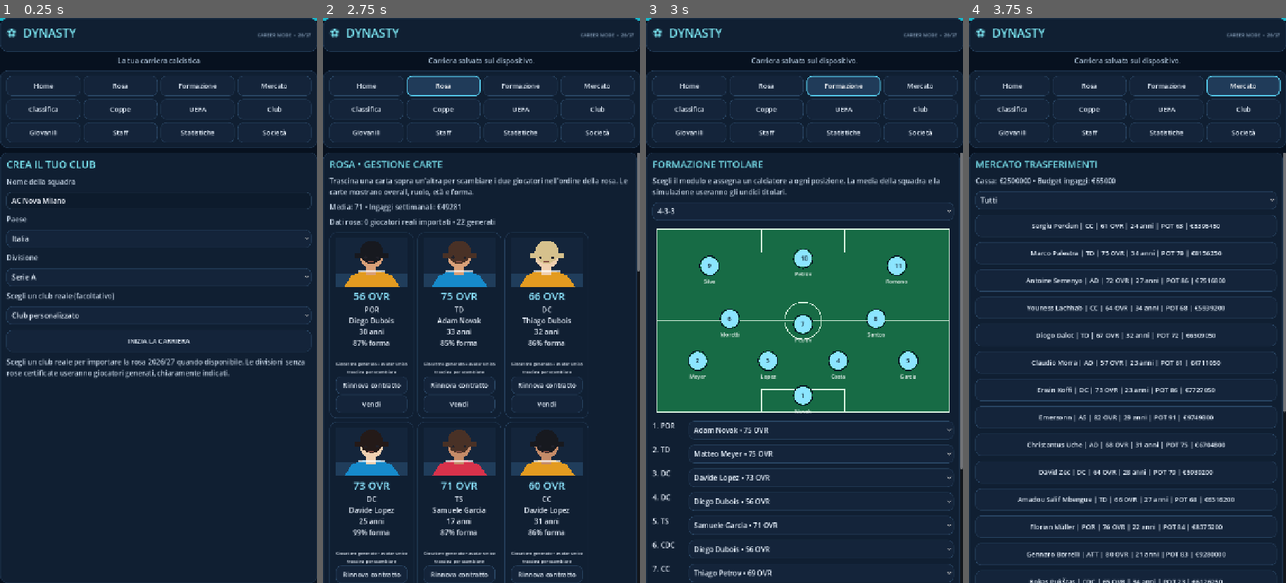
Above: before the commit, frames 1-4 (left to right).
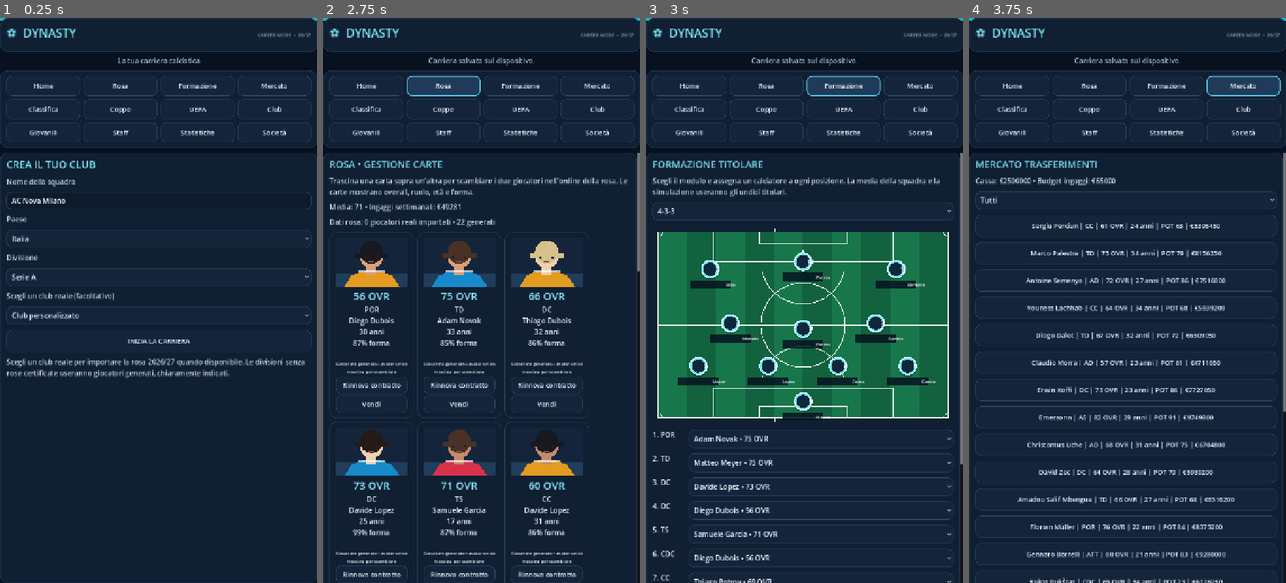
Above: after the commit, the same moments.

Repository: chat60216-debug/football-manager-
Game: Godot game, scene res://scenes/main.tscn
Two runs of this game, one before a commit and one after it. Both use one fixed random seed, a clock stepped at 60 frames per second and the inputs below.
Inputs:
- Up to frame 1 (0.25 s): no input
- Up to frame 2 (2.75 s): click "INIZIA LA CARRIERA" at 0.5 s; click "Home" at 1.25 s; click "Rosa" at 2 s
- Up to frame 3 (3 s): click "Formazione" at 2.75 s
- Up to frame 4 (3.75 s): click "Mercato" at 3.5 s

Frames 1-2 are identical in both runs. In frame 3, 11% of the frame differs, in the area x 1-100%, y 37-100%; in frame 4, nothing differs.

Commit message:
Upgrade tactical pitch visuals for mobile

Diff:
--- a/scripts/tactical_pitch.gd
+++ b/scripts/tactical_pitch.gd
@@ -8,8 +8,14 @@
 var pointer := Vector2.ZERO
 var selected_slot := -1
 
+const LINE := Color("#e7f5ec")
+const PITCH_DARK := Color("#12613f")
+const PITCH_LIGHT := Color("#18764b")
+const ACCENT := Color("#63e3f1")
+const GOLD := Color("#ffd36a")
+
 func _ready() -> void:
-	custom_minimum_size = Vector2(0, 430)
+	custom_minimum_size = Vector2(0, 450)
 	size_flags_horizontal = Control.SIZE_EXPAND_FILL
 	mouse_filter = Control.MOUSE_FILTER_STOP
 	queue_redraw()
@@ -39,42 +45,96 @@
 			return p
 	return {}
 
+func _draw_pitch(area: Rect2) -> void:
+	draw_rect(area, PITCH_DARK, true)
+	var stripe_count := 10
+	for i in range(stripe_count):
+		if i % 2 == 0:
+			var stripe := Rect2(area.position.x + area.size.x * float(i) / stripe_count, area.position.y, area.size.x / stripe_count, area.size.y)
+			draw_rect(stripe, PITCH_LIGHT, true)
+	# A soft outer frame and complete pitch markings.
+	draw_rect(area, LINE, false, 2.2)
+	var mid_y := area.position.y + area.size.y * 0.5
+	draw_line(Vector2(area.position.x, mid_y), Vector2(area.end.x, mid_y), LINE, 2)
+	draw_arc(Vector2(area.get_center().x, mid_y), area.size.x * 0.145, 0, TAU, 64, LINE, 2)
+	draw_circle(Vector2(area.get_center().x, mid_y), 3.5, LINE)
+	var box_w := area.size.x * 0.62
+	var box_d := area.size.y * 0.16
+	var six_w := area.size.x * 0.30
+	var six_d := area.size.y * 0.065
+	var box_x := area.get_center().x - box_w * 0.5
+	var six_x := area.get_center().x - six_w * 0.5
+	# Top and bottom penalty areas, six-yard boxes and penalty spots.
+	draw_rect(Rect2(Vector2(box_x, area.position.y), Vector2(box_w, box_d)), LINE, false, 2)
+	draw_rect(Rect2(Vector2(box_x, area.end.y - box_d), Vector2(box_w, box_d)), LINE, false, 2)
+	draw_rect(Rect2(Vector2(six_x, area.position.y), Vector2(six_w, six_d)), LINE, false, 2)
+	draw_rect(Rect2(Vector2(six_x, area.end.y - six_d), Vector2(six_w, six_d)), LINE, false, 2)
+	draw_circle(Vector2(area.get_center().x, area.position.y + area.size.y * 0.105), 3, LINE)
+	draw_circle(Vector2(area.get_center().x, area.end.y - area.size.y * 0.105), 3, LINE)
+	# Penalty arcs are clipped visually by the box edge.
+	draw_arc(Vector2(area.get_center().x, area.position.y + box_d), area.size.x * 0.145, 0.22, PI - 0.22, 32, LINE, 2)
+	draw_arc(Vector2(area.get_center().x, area.end.y - box_d), area.size.x * 0.145, PI + 0.22, TAU - 0.22, 32, LINE, 2)
+	# Goals sit just outside each end line.
+	var goal_w := area.size.x * 0.19
+	var goal_d := 8.0
+	var goal_x := area.get_center().x - goal_w * 0.5
+	draw_rect(Rect2(Vector2(goal_x, area.position.y - goal_d), Vector2(goal_w, goal_d)), Color("#c8d7e2"), false, 2)
+	draw_rect(Rect2(Vector2(goal_x, area.end.y), Vector2(goal_w, goal_d)), Color("#c8d7e2"), false, 2)
+	# Corner arcs.
+	for corner in [Vector2(area.position.x, area.position.y), Vector2(area.end.x, area.position.y), Vector2(area.position.x, area.end.y), Vector2(area.end.x, area.end.y)]:
+		var start_angle := 0.0
+		if corner.x < area.get_center().x and corner.y < area.get_center().y:
+			start_angle = 0.0
+		elif corner.x > area.get_center().x and corner.y < area.get_center().y:
+			start_angle = PI * 0.5
+		elif corner.x > area.get_center().x:
+			start_angle = PI
+		else:
+			start_angle = PI * 1.5
+		draw_arc(corner, 11, start_angle, start_angle + PI * 0.5, 16, LINE, 1.5)
+
+func _draw_player(center: Vector2, slot: int, player: Dictionary) -> void:
+	var selected := slot == selected_slot or slot == dragging_slot
+	var radius := 21.0 if selected else 18.0
+	# Drop shadow, luminous rim and shirt disc.
+	draw_circle(center + Vector2(0, 4), radius + 2, Color(0, 0, 0, 0.28))
+	draw_circle(center, radius + 3, GOLD if selected else Color("#d9f8ff"))
+	draw_circle(center, radius, Color("#f4fbff") if selected else ACCENT)
+	draw_circle(center, radius - 3, Color("#10263a"))
+	var number := str(player.get("number", slot + 1))
+	var font := ThemeDB.fallback_font
+	draw_string(font, center + Vector2(0, 5), number, HORIZONTAL_ALIGNMENT_CENTER, 34, 13, Color.WHITE)
+	var full_name := str(player.get("name", "Giocatore " + str(slot + 1)))
+	var words := full_name.split(" ")
+	var short_name := str(words[words.size() - 1]) if not words.is_empty() else full_name
+	if short_name.length() > 13:
+		short_name = short_name.substr(0, 12) + "…"
+	var label_width := 92.0
+	var label_rect := Rect2(center + Vector2(-label_width * 0.5, 25), Vector2(label_width, 19))
+	draw_rect(label_rect, Color("#071522", 0.88), true)
+	draw_string(font, center + Vector2(0, 39), short_name, HORIZONTAL_ALIGNMENT_CENTER, label_width, 10, Color("#f4f8ff"))
+
 func _draw() -> void:
-	var area := Rect2(Vector2(10, 8), Vector2(maxf(0, size.x - 20), maxf(0, size.y - 16)))
-	draw_rect(area, Color("#176b45"), true)
-	draw_rect(area, Color("#d8f2df"), false, 3)
-	draw_line(Vector2(area.position.x, area.position.y + area.size.y * 0.5), Vector2(area.end.x, area.position.y + area.size.y * 0.5), Color("#d8f2df"), 2)
-	draw_arc(Vector2(size.x * 0.5, area.position.y + area.size.y * 0.5), 42, 0, TAU, 48, Color("#d8f2df"), 2)
-	draw_rect(Rect2(Vector2(size.x*0.5-95, area.position.y), Vector2(190, 52)), Color("#d8f2df"), false, 2)
-	draw_rect(Rect2(Vector2(size.x*0.5-95, area.end.y-52), Vector2(190, 52)), Color("#d8f2df"), false, 2)
+	var area := Rect2(Vector2(12, 14), Vector2(maxf(0, size.x - 24), maxf(0, size.y - 28)))
+	_draw_pitch(area)
 	var points := _positions()
-	var font := ThemeDB.fallback_font
 	for i in range(mini(11, points.size())):
 		var center := Vector2(area.position.x + points[i].x * area.size.x, area.position.y + points[i].y * area.size.y)
-		var player := _slot_player(i)
-		var is_selected := i == selected_slot or i == dragging_slot
-		draw_circle(center, 23 if is_selected else 20, Color("#ffe082") if is_selected else Color("#8ce5ff"))
-		draw_arc(center, 22, 0, TAU, 32, Color("#071522"), 2)
-		var shirt := str(i + 1)
-		draw_string(font, center + Vector2(-5, 5), shirt, HORIZONTAL_ALIGNMENT_LEFT, -1, 14, Color("#071522"))
-		var name := str(player.get("name", "Slot " + str(i + 1)))
-		var words := name.split(" ")
-		var short_name := words[words.size()-1] if words.size() > 0 else name
-		if short_name.length() > 12:
-			short_name = short_name.substr(0, 11) + "."
-		draw_string(font, center + Vector2(-44, 40), short_name, HORIZONTAL_ALIGNMENT_CENTER, 88, 12, Color.WHITE)
+		_draw_player(center, i, _slot_player(i))
 	if dragging_slot >= 0:
-		draw_circle(pointer, 26, Color(1, 0.88, 0.35, 0.35))
+		draw_circle(pointer + Vector2(0, 4), 28, Color(0, 0, 0, 0.25))
+		draw_circle(pointer, 27, Color(GOLD, 0.22))
+		draw_arc(pointer, 27, 0, TAU, 48, GOLD, 2)
 
 func _nearest_slot(pos: Vector2) -> int:
 	var points := _positions()
-	var area := Rect2(Vector2(10, 8), Vector2(maxf(0, size.x - 20), maxf(0, size.y - 16)))
+	var area := Rect2(Vector2(12, 14), Vector2(maxf(0, size.x - 24), maxf(0, size.y - 28)))
 	var best := -1
 	var distance := 100000.0
 	for i in range(mini(11, points.size())):
 		var center := Vector2(area.position.x + points[i].x * area.size.x, area.position.y + points[i].y * area.size.y)
 		var d := center.distance_to(pos)
-		if d < distance and d < 48:
+		if d < distance and d < 56:
 			distance = d
 			best = i
 	return best
